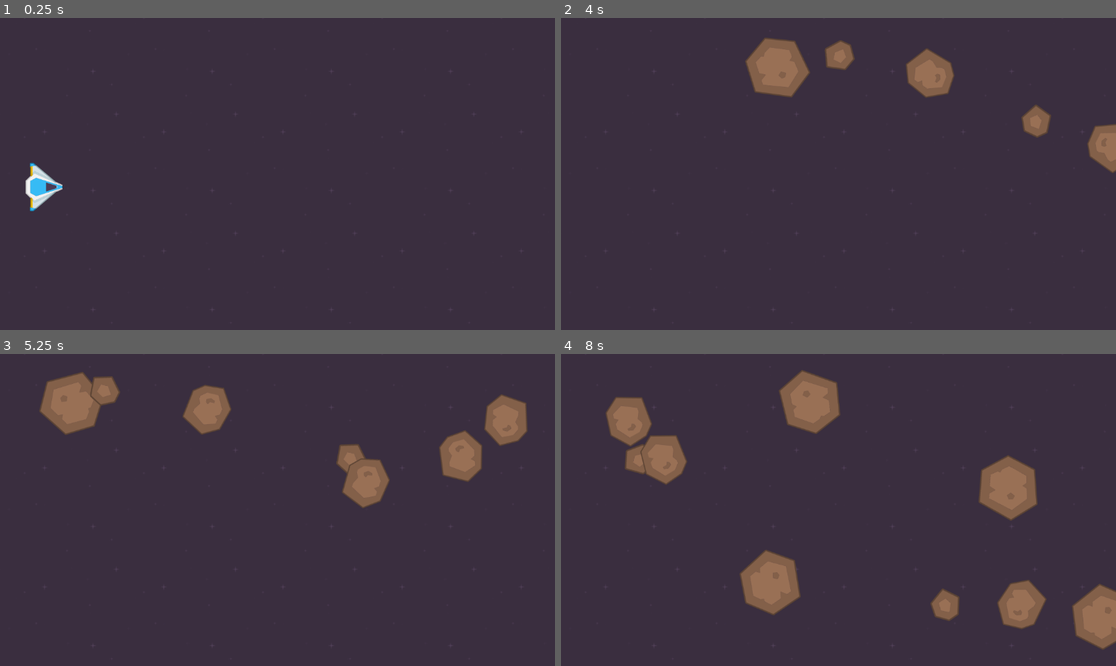
Above: before the commit, frames 1-4 (two rows, left to right).
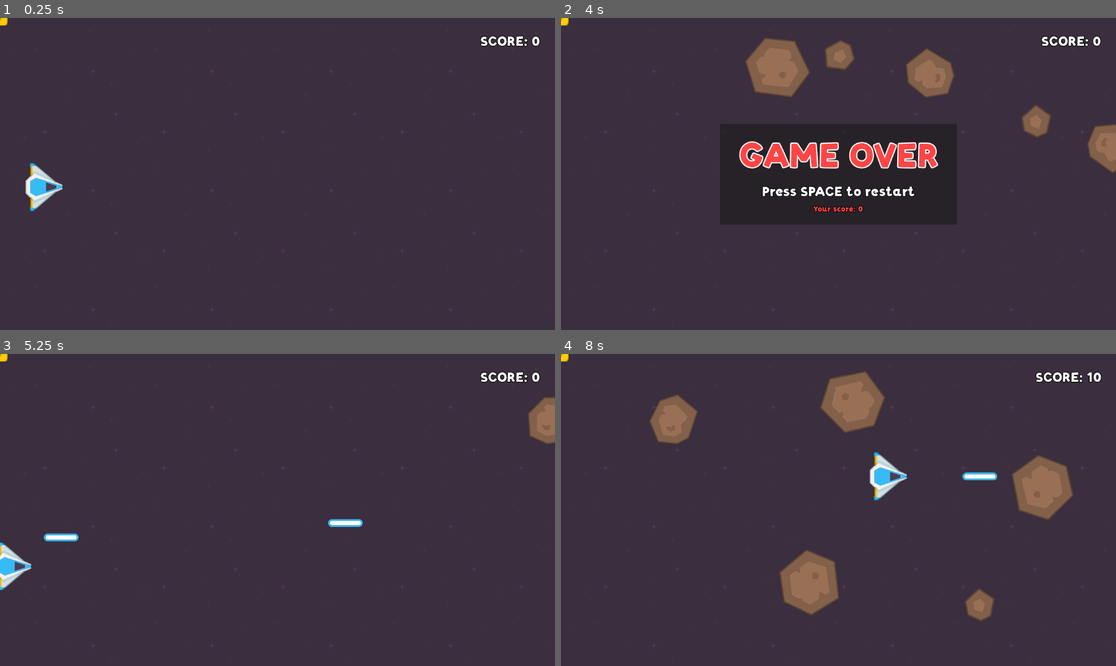
Above: after the commit, the same moments.

Repository: Precursos/Drunk-Asteroids
Game: Godot game, scene res://scenes/main/main.tscn
Same seed, same stepped clock (60 frames per second), same inputs: the game is played once before the commit and once after it.
Inputs:
- Up to frame 1 (0.25 s): no input
- Up to frame 2 (4 s): tap Enter at 0.5 s; hold Right (move_right) 0.53-1.28 s; tap Space (shoot) every 0.75 s from 0.6 to 3.6 s; hold Down (move_down) 1.28-2.03 s; hold Right (move_right) 2.03-2.78 s; hold Up (move_up) 2.78-3.53 s; hold Left (move_left) from 3.53 s (still down)
- Up to frame 3 (5.25 s): tap Space (shoot) at 4.25, 4.35, 5.1 s; release Left (move_left) at 5.03 s; hold Down (move_down) from 5.03 s (still down)
- Up to frame 4 (8 s): release Down (move_down) at 5.78 s; hold Right (move_right) 5.78-6.53 s; tap Space (shoot) at 5.85, 6.6, 7.35 s; hold Up (move_up) 6.53-7.28 s; hold Right (move_right) from 7.28 s (still down)

The runs differ from the first frame. In frame 1, 0.3% of the frame differs, in the area x 0-98%, y 0-10%; in frame 2, 3.4%; in frame 3, 7.7%; in frame 4, 14%, in the area x 0-100%, y 0-95%.

Commit message:
update 08/10/2026

Diff:
--- /dev/null
+++ b/autoloads/game_manager.gd
@@ -0,0 +1,24 @@
+extends Node
+
+var score = 0
+var is_game_over = false
+
+func _process(delta):
+	if is_game_over and Input.is_action_just_pressed("shoot"):
+		restart_game()
+
+func restart_game():
+	get_tree().reload_current_scene()
+	is_game_over = false
+	score = 0
+
+func add_score(points):
+	if is_game_over:
+		return
+	score += points
+
+
+
+#Esto es un métdo setter "setea" el valor de una variable
+func set_is_game_over(value):
+	is_game_over = value
--- a/project.godot
+++ b/project.godot
@@ -14,6 +14,10 @@
 run/main_scene="uid://b2qftc1ehy34s"
 config/features=PackedStringArray("4.5", "Forward Plus")
 config/icon="res://icon.svg"
+
+[autoload]
+
+GameManager="*res://autoloads/game_manager.gd"
 
 [global_group]
 
--- /dev/null
+++ b/resources/zyzol_orange_70.tres
@@ -0,0 +1,9 @@
+[gd_resource type="LabelSettings" load_steps=2 format=3 uid="uid://cm2fc2go42mm5"]
+
+[ext_resource type="FontFile" uid="uid://coycijntltwto" path="res://assets/fonts/Zyzol.otf" id="1_5j72w"]
+
+[resource]
+font = ExtResource("1_5j72w")
+font_size = 70
+font_color = Color(1, 0.26999998, 0.26999998, 1)
+outline_size = 10
--- /dev/null
+++ b/resources/zyzol_white_28.tres
@@ -0,0 +1,9 @@
+[gd_resource type="LabelSettings" load_steps=2 format=3 uid="uid://f2j123vc1fgs"]
+
+[ext_resource type="FontFile" uid="uid://coycijntltwto" path="res://assets/fonts/Zyzol.otf" id="1_ls0po"]
+
+[resource]
+font = ExtResource("1_ls0po")
+font_size = 28
+outline_size = 5
+outline_color = Color(0, 0, 0, 1)
--- a/scenes/asteroids/asteroid.gd
+++ b/scenes/asteroids/asteroid.gd
@@ -4,9 +4,11 @@
 @export var max_speed: float
 @export var min_rotation_speed: float
 @export var max_rotation_speed: float
+@export var points: int
 
 var random_speed
 var random_rotation_speed
+
 
 func _ready():
 	random_speed = randf_range(min_speed, max_speed)
@@ -18,9 +20,15 @@
 	rotation_degrees += random_rotation_speed * delta #aplicando la rotación
 
 
+func _on_area_entered(area):
+	var is_laser = area.is_in_group("laser")
+	var is_player = area.is_in_group("player")
 
+	if is_laser:
+		GameManager.add_score(points)
 
+	if is_laser or is_player:
+		destroy()
 
-func _on_area_entered(area):
-	if area.is_in_group("laser") or area.is_in_group("player"):
-		queue_free()
+func destroy():
+	queue_free()
--- a/scenes/asteroids/big_asteroid.tscn
+++ b/scenes/asteroids/big_asteroid.tscn
@@ -13,6 +13,7 @@
 max_speed = 400.0
 min_rotation_speed = -180.0
 max_rotation_speed = 180.0
+points = 5
 metadata/_edit_group_ = true
 
 [node name="Sprite2D" type="Sprite2D" parent="."]
--- a/scenes/asteroids/medium_asteroid.tscn
+++ b/scenes/asteroids/medium_asteroid.tscn
@@ -13,6 +13,7 @@
 max_speed = 350.0
 min_rotation_speed = -180.0
 max_rotation_speed = 180.0
+points = 10
 
 [node name="Sprite2D" type="Sprite2D" parent="."]
 texture = ExtResource("1_5f0el")
--- a/scenes/asteroids/small_asteroid.tscn
+++ b/scenes/asteroids/small_asteroid.tscn
@@ -13,6 +13,7 @@
 max_speed = 300.0
 min_rotation_speed = -180.0
 max_rotation_speed = 180.0
+points = 15
 
 [node name="Sprite2D" type="Sprite2D" parent="."]
 texture = ExtResource("1_ckhff")
--- a/scenes/main/asteroid_spawner.gd
+++ b/scenes/main/asteroid_spawner.gd
@@ -5,7 +5,13 @@
 @export var min_y: float
 @export var max_y: float
 
+@onready var timer: Timer = $Timer
+
+
 func create_asteroid():
+	if GameManager.is_game_over:
+		$Timer.stop()
+
 	var random_asteroid_scene = asteroids.pick_random()
 	var random_asteroid_instance = random_asteroid_scene.instantiate()
 	add_child(random_asteroid_instance)
--- /dev/null
+++ b/scenes/main/game_over_trigger.gd
@@ -0,0 +1,6 @@
+extends Area2D
+
+
+func _on_area_entered(area):
+	if area.is_in_group("asteroids"):
+		GameManager.set_is_game_over(true)
--- a/scenes/main/main.tscn
+++ b/scenes/main/main.tscn
@@ -1,17 +1,21 @@
-[gd_scene load_steps=9 format=3 uid="uid://b2qftc1ehy34s"]
+[gd_scene load_steps=11 format=3 uid="uid://b2qftc1ehy34s"]
 
 [ext_resource type="Texture2D" uid="uid://cpekgcpclrapl" path="res://assets/sprites/background.png" id="1_hyk8p"]
-[ext_resource type="PackedScene" uid="uid://g7cvxaxbylsr" path="res://scenes/asteroids/big_asteroid.tscn" id="2_iuonh"]
-[ext_resource type="Script" uid="uid://cubaouwmp1rm8" path="res://scenes/main/asteroid_spawner.gd" id="3_k2fmo"]
+[ext_resource type="PackedScene" uid="uid://b8p7atvv2i37j" path="res://scenes/spawners/asteroid_spawner.tscn" id="3_ow5a4"]
 [ext_resource type="PackedScene" uid="uid://b2h8gl1rd7wjy" path="res://scenes/player/player.tscn" id="5_6q06x"]
-[ext_resource type="PackedScene" uid="uid://dj5jhgc76hfg1" path="res://scenes/asteroids/medium_asteroid.tscn" id="5_ow5a4"]
-[ext_resource type="PackedScene" uid="uid://xirfkt5fyea3" path="res://scenes/asteroids/small_asteroid.tscn" id="6_hujxm"]
+[ext_resource type="Script" uid="uid://bg6gea5pj1a23" path="res://scenes/main/game_over_trigger.gd" id="7_b1x3f"]
+[ext_resource type="PackedScene" uid="uid://dbjsvg8g8110i" path="res://scenes/ui/hud/hud.tscn" id="7_hujxm"]
+[ext_resource type="PackedScene" uid="uid://b38na4gujcr0v" path="res://scenes/power_up/power_up.tscn" id="7_yyfjg"]
+[ext_resource type="PackedScene" uid="uid://x0rixpprcys7" path="res://scenes/ui/game_over/game_over_ui.tscn" id="8_yyfjg"]
 
 [sub_resource type="RectangleShape2D" id="RectangleShape2D_6q06x"]
 size = Vector2(1158, 20)
 
 [sub_resource type="RectangleShape2D" id="RectangleShape2D_ow5a4"]
 size = Vector2(686, 20)
+
+[sub_resource type="RectangleShape2D" id="RectangleShape2D_yyfjg"]
+size = Vector2(22, 693)
 
 [node name="Main" type="Node2D"]
 
@@ -58,15 +62,24 @@
 rotation = 1.5707964
 shape = SubResource("RectangleShape2D_ow5a4")
 
-[node name="AsteroidSpawner" type="Marker2D" parent="."]
+[node name="AsteroidSpawner" parent="." instance=ExtResource("3_ow5a4")]
 position = Vector2(1293, 351)
-script = ExtResource("3_k2fmo")
-asteroids = Array[PackedScene]([ExtResource("2_iuonh"), ExtResource("5_ow5a4"), ExtResource("6_hujxm")])
-min_y = 70.0
-max_y = 585.0
 
-[node name="Timer" type="Timer" parent="AsteroidSpawner"]
-wait_time = 0.5
-autostart = true
+[node name="GameOverTrigger" type="Area2D" parent="."]
+script = ExtResource("7_b1x3f")
 
-[connection signal="timeout" from="AsteroidSpawner/Timer" to="AsteroidSpawner" method="_on_timer_timeout"]
+[node name="CollisionShape2D" type="CollisionShape2D" parent="GameOverTrigger"]
+position = Vector2(-91, 321.5)
+shape = SubResource("RectangleShape2D_yyfjg")
+
+[node name="UILayer" type="CanvasLayer" parent="."]
+
+[node name="HUD" parent="UILayer" instance=ExtResource("7_hujxm")]
+metadata/_edit_lock_ = true
+
+[node name="GameOverUI" parent="UILayer" instance=ExtResource("8_yyfjg")]
+visible = false
+
+[node name="PowerUp" parent="." instance=ExtResource("7_yyfjg")]
+
+[connection signal="area_entered" from="GameOverTrigger" to="GameOverTrigger" method="_on_area_entered"]
--- a/scenes/player/player.gd
+++ b/scenes/player/player.gd
@@ -3,7 +3,11 @@
 @export var laser_scene: PackedScene
 @export var speed: float
 
+
 func _physics_process(delta):
+	if GameManager.is_game_over:
+		return
+
 	#Se toman los inputs (pulsasión del botón)
 	if Input.is_action_just_pressed("shoot"):
 		create_laser()
@@ -23,4 +27,5 @@
 
 func _on_detection_area_area_entered(area):
 	if area.is_in_group("asteroids"):
+		GameManager.set_is_game_over(true)
 		queue_free()
--- /dev/null
+++ b/scenes/power_up/power_up.gd
@@ -0,0 +1,13 @@
+extends Area2D
+
+
+
+
+func _on_area_entered(area):
+	if area.is_in_group("player"):
+		var asteroids = get_tree().get_nodes_in_group("asteroids")
+
+		for asteroid in asteroids:
+			asteroid.destroy()
+
+		queue_free()
--- /dev/null
+++ b/scenes/power_up/power_up.tscn
@@ -0,0 +1,19 @@
+[gd_scene load_steps=4 format=3 uid="uid://b38na4gujcr0v"]
+
+[ext_resource type="Texture2D" uid="uid://dy41eva0lrvtb" path="res://assets/sprites/powerupYellow_bolt.png" id="1_4i33q"]
+[ext_resource type="Script" uid="uid://ch6tf2cht5yb3" path="res://scenes/power_up/power_up.gd" id="1_82c1w"]
+
+[sub_resource type="RectangleShape2D" id="RectangleShape2D_82c1w"]
+size = Vector2(29, 28)
+
+[node name="PowerUp" type="Area2D"]
+script = ExtResource("1_82c1w")
+
+[node name="Sprite2D" type="Sprite2D" parent="."]
+texture = ExtResource("1_4i33q")
+
+[node name="CollisionShape2D" type="CollisionShape2D" parent="."]
+position = Vector2(-0.5, 0)
+shape = SubResource("RectangleShape2D_82c1w")
+
+[connection signal="area_entered" from="." to="." method="_on_area_entered"]
--- /dev/null
+++ b/scenes/spawners/asteroid_spawner.tscn
@@ -0,0 +1,18 @@
+[gd_scene load_steps=5 format=3 uid="uid://b8p7atvv2i37j"]
+
+[ext_resource type="Script" uid="uid://cubaouwmp1rm8" path="res://scenes/main/asteroid_spawner.gd" id="1_hc4iq"]
+[ext_resource type="PackedScene" uid="uid://g7cvxaxbylsr" path="res://scenes/asteroids/big_asteroid.tscn" id="2_5iila"]
+[ext_resource type="PackedScene" uid="uid://dj5jhgc76hfg1" path="res://scenes/asteroids/medium_asteroid.tscn" id="3_cecnu"]
+[ext_resource type="PackedScene" uid="uid://xirfkt5fyea3" path="res://scenes/asteroids/small_asteroid.tscn" id="4_6b3kp"]
+
+[node name="AsteroidSpawner" type="Marker2D"]
+script = ExtResource("1_hc4iq")
+asteroids = Array[PackedScene]([ExtResource("2_5iila"), ExtResource("3_cecnu"), ExtResource("4_6b3kp")])
+min_y = 70.0
+max_y = 585.0
+
+[node name="Timer" type="Timer" parent="."]
+wait_time = 0.5
+autostart = true
+
+[connection signal="timeout" from="Timer" to="." method="_on_timer_timeout"]
--- /dev/null
+++ b/scenes/spawners/power_up_spawner.tscn
@@ -0,0 +1,3 @@
+[gd_scene format=3 uid="uid://dplfbf5mcy378"]
+
+[node name="PowerUpSpawner" type="Node2D"]
--- /dev/null
+++ b/scenes/ui/game_over/game_over_ui.gd
@@ -0,0 +1,8 @@
+extends Control
+
+@onready var final_score_label: Label = %FinalScoreLabel
+
+func _process(delta):
+	if GameManager.is_game_over:
+		visible = true
+		final_score_label.text = "Your score: "  + str(GameManager.score)
--- /dev/null
+++ b/scenes/ui/game_over/game_over_ui.tscn
@@ -0,0 +1,68 @@
+[gd_scene load_steps=6 format=3 uid="uid://x0rixpprcys7"]
+
+[ext_resource type="LabelSettings" uid="uid://cm2fc2go42mm5" path="res://resources/zyzol_orange_70.tres" id="1_3ycdo"]
+[ext_resource type="Script" uid="uid://mihnhg23aq2j" path="res://scenes/ui/game_over/game_over_ui.gd" id="1_ijods"]
+[ext_resource type="FontFile" uid="uid://coycijntltwto" path="res://assets/fonts/Zyzol.otf" id="2_82t2g"]
+
+[sub_resource type="LabelSettings" id="LabelSettings_ijods"]
+font = ExtResource("2_82t2g")
+font_size = 28
+outline_size = 5
+outline_color = Color(0, 0, 0, 1)
+
+[sub_resource type="LabelSettings" id="LabelSettings_82t2g"]
+font = ExtResource("2_82t2g")
+font_color = Color(1, 0.26999998, 0.26999998, 1)
+outline_size = 5
+outline_color = Color(0.02, 0.02, 0.02, 1)
+
+[node name="GameOverUI" type="Control"]
+layout_mode = 3
+anchors_preset = 15
+anchor_right = 1.0
+anchor_bottom = 1.0
+grow_horizontal = 2
+grow_vertical = 2
+script = ExtResource("1_ijods")
+
+[node name="PanelContainer" type="PanelContainer" parent="."]
+layout_mode = 1
+anchors_preset = 8
+anchor_left = 0.5
+anchor_top = 0.5
+anchor_right = 0.5
+anchor_bottom = 0.5
+offset_left = -20.0
+offset_top = -20.0
+offset_right = 20.0
+offset_bottom = 20.0
+grow_horizontal = 2
+grow_vertical = 2
+
+[node name="MarginContainer" type="MarginContainer" parent="PanelContainer"]
+layout_mode = 2
+theme_override_constants/margin_left = 40
+theme_override_constants/margin_top = 20
+theme_override_constants/margin_right = 40
+theme_override_constants/margin_bottom = 20
+
+[node name="VBoxContainer" type="VBoxContainer" parent="PanelContainer/MarginContainer"]
+layout_mode = 2
+
+[node name="GameOverLabel" type="Label" parent="PanelContainer/MarginContainer/VBoxContainer"]
+layout_mode = 2
+text = "GAME OVER"
+label_settings = ExtResource("1_3ycdo")
+
+[node name="PressSpaceLabel" type="Label" parent="PanelContainer/MarginContainer/VBoxContainer"]
+layout_mode = 2
+text = "Press SPACE to restart"
+label_settings = SubResource("LabelSettings_ijods")
+horizontal_alignment = 1
+
+[node name="FinalScoreLabel" type="Label" parent="PanelContainer/MarginContainer/VBoxContainer"]
+unique_name_in_owner = true
+layout_mode = 2
+text = "Your score: 1000"
+label_settings = SubResource("LabelSettings_82t2g")
+horizontal_alignment = 1
--- /dev/null
+++ b/scenes/ui/hud/hud.tscn
@@ -0,0 +1,32 @@
+[gd_scene load_steps=3 format=3 uid="uid://dbjsvg8g8110i"]
+
+[ext_resource type="LabelSettings" uid="uid://f2j123vc1fgs" path="res://resources/zyzol_white_28.tres" id="1_rbyyf"]
+[ext_resource type="Script" uid="uid://c28f55sh6o8rc" path="res://scenes/ui/hud/score_label.gd" id="2_276te"]
+
+[node name="HUD" type="Control"]
+layout_mode = 3
+anchors_preset = 15
+anchor_right = 1.0
+anchor_bottom = 1.0
+grow_horizontal = 2
+grow_vertical = 2
+
+[node name="MarginContainer" type="MarginContainer" parent="."]
+layout_mode = 1
+anchors_preset = 15
+anchor_right = 1.0
+anchor_bottom = 1.0
+grow_horizontal = 2
+grow_vertical = 2
+theme_override_constants/margin_left = 30
+theme_override_constants/margin_top = 30
+theme_override_constants/margin_right = 30
+theme_override_constants/margin_bottom = 30
+
+[node name="ScoreLabel" type="Label" parent="MarginContainer"]
+layout_mode = 2
+size_flags_horizontal = 8
+size_flags_vertical = 0
+text = "SCORE: 0"
+label_settings = ExtResource("1_rbyyf")
+script = ExtResource("2_276te")
--- /dev/null
+++ b/scenes/ui/hud/score_label.gd
@@ -0,0 +1,4 @@
+extends Label
+
+func _process(delta):
+	text = "SCORE: " + str(GameManager.score)
Not shown, added: autoloads/game_manager.gd.uid
Not shown, added: scenes/main/game_over_trigger.gd.uid
Not shown, added: scenes/power_up/power_up.gd.uid
Not shown, added: scenes/ui/game_over/game_over_ui.gd.uid
Not shown, added: scenes/ui/hud/score_label.gd.uid
